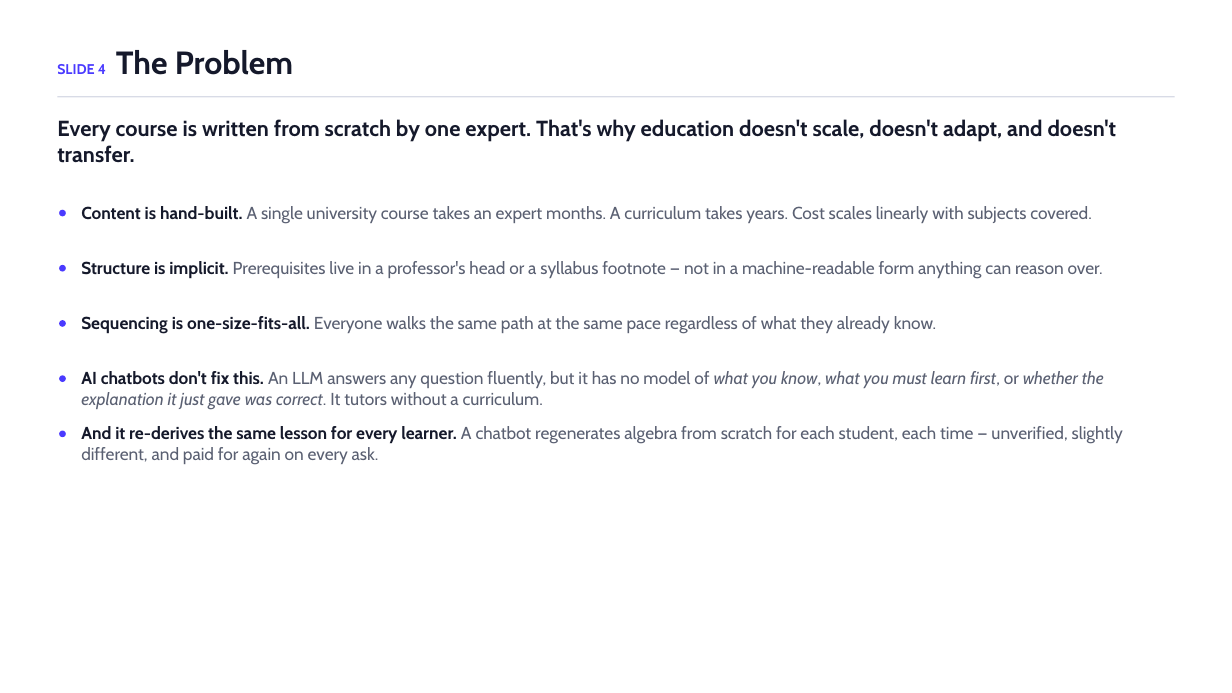
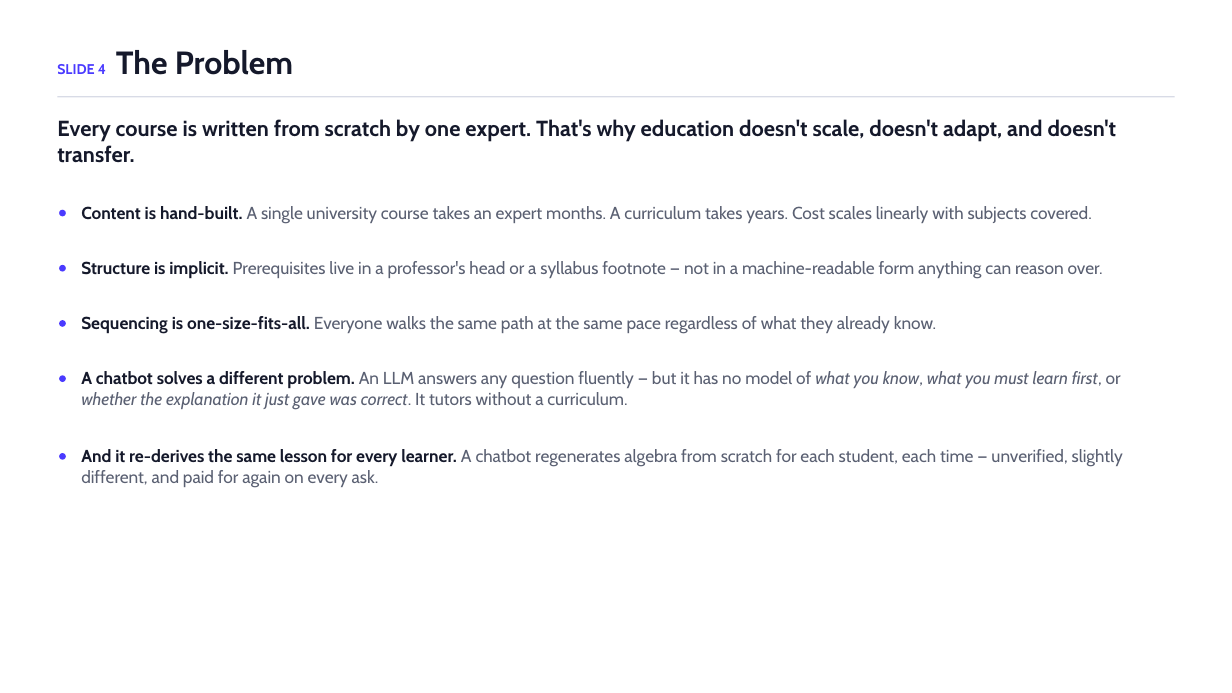
Before and after one commit to ChuckIrvine/qlaudia, a slide deck: slide 4 of pitch_deck/qlaudia_pitch_deck.pptx. Drawn at 1232x693 pixels with LibreOffice and Linux fonts; fonts in the diff are those of the drawing. Boxes give left, top, right and bottom in pixels: in the first picture for what was removed or moved away, otherwise in the second. Text is boxed around its words. In the diff, an @@ line names an element or a change of style, - is before the commit and + after.

```diff
--- a/pitch_deck/qlaudia_pitch_deck.pptx
+++ b/pitch_deck/qlaudia_pitch_deck.pptx
@@ text at bbox=[81, 371, 1121, 410]: text changed @@
-AI chatbots don't fix this. An LLM answers any question fluently, but it has no model of what you know, what you must learn first, or whether the explanation it just gave was correct. It tutors without a curriculum.
+A chatbot solves a different problem. An LLM answers any question fluently — but it has no model of what you know, what you must learn first, or whether the explanation it just gave was correct. It tutors without a curriculum.
@@ text "And it re-derives the same ...": place and size @@
-text "And it re-derives the same ..." at bbox=[81, 426, 1123, 465]
+text "And it re-derives the same ..." at bbox=[81, 449, 1123, 487]
@@ ellipse: place and size @@
-ellipse at bbox=[59, 431, 66, 437]
+ellipse at bbox=[59, 453, 66, 459]
```
Also in this commit, not shown: 8 other slides changed, 5 slides added, 6 slides removed, 2 other files.
